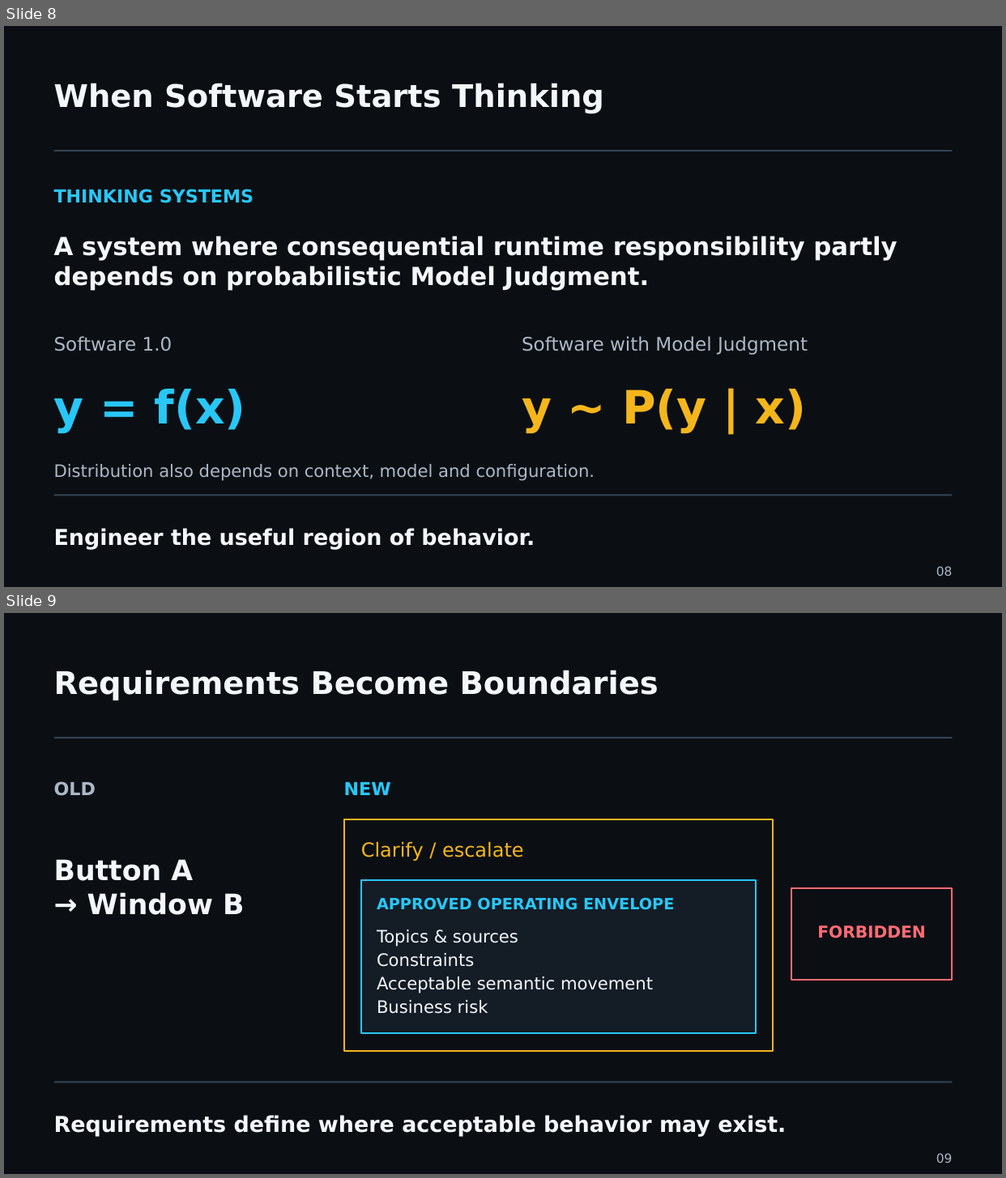
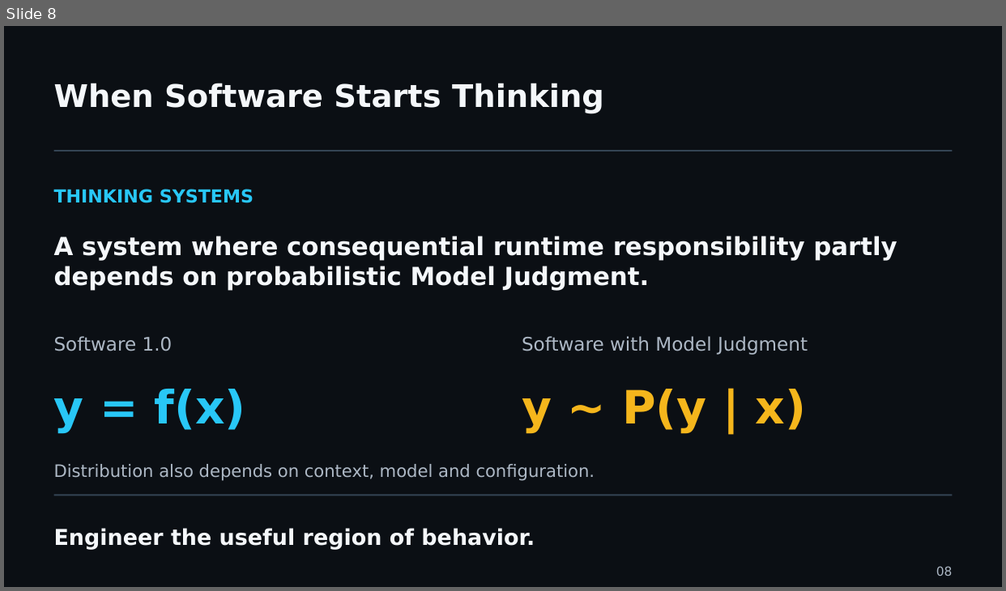
Before and after one commit to UncertaintyArchitectureGroup/uncertainty-architecture, a slide deck: assets/presentations/pmday-2026/ai-changes-both-sides.pptx. Shown one above the other, each under a label of ours: slides 8 and 9 before the commit, slide 8 after it. The pictures are 1006x1178 and 1006x591 pixels, drawn with LibreOffice and Linux fonts; fonts in the diff are those of the drawing. Boxes give left, top, right and bottom in pixels: in the first picture for what was removed or moved away, otherwise in the second. Text is boxed around its words. In the diff, an @@ line names an element or a change of style, - is before the commit and + after.

```diff
--- a/assets/presentations/pmday-2026/ai-changes-both-sides.pptx
+++ b/assets/presentations/pmday-2026/ai-changes-both-sides.pptx
@@ slide 9 removed at [4,613,1002,1174], background #0B0F14 @@
@@ text removed at [54,670,658,700] @@
-Requirements Become Boundaries
@@ line removed from (54, 738) to (953, 738) @@
@@ text removed at [54,781,96,796] @@
-OLD
@@ text removed at [344,782,391,795] @@
-NEW
@@ rectangle removed at [344,820,773,1051] @@
@@ text removed at [361,841,524,861] @@
-Clarify / escalate
@@ text removed at [54,859,244,915] @@
-Button A
-→ Window B
@@ rectangle removed at [361,880,756,1033] @@
@@ text removed at [377,897,674,910] @@
-APPROVED OPERATING ENVELOPE
@@ rectangle removed at [791,888,953,981] @@
@@ text removed at [817,926,925,939] @@
-FORBIDDEN
@@ text removed at [377,930,518,947] @@
-Topics & sources
@@ text removed at [377,953,474,967] @@
-Constraints
@@ text removed at [377,977,653,994] @@
-Acceptable semantic movement
@@ text removed at [377,1000,488,1014] @@
-Business risk
@@ line removed from (54, 1082) to (953, 1082) @@
@@ text removed at [54,1115,786,1136] @@
-Requirements define where acceptable behavior may exist.
@@ text removed at [936,1153,953,1163] @@
-09
```
Also in this commit, not shown: 2 slides changed, 5 slides added, 4 other slides removed, 13 other files.
